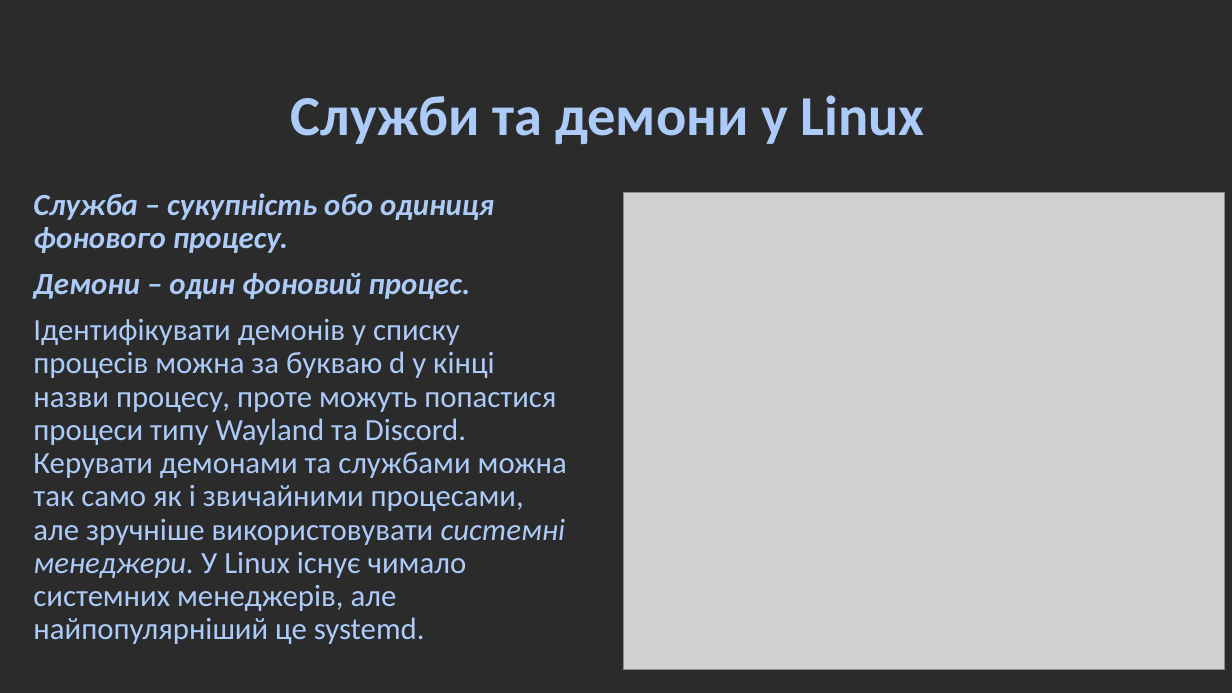
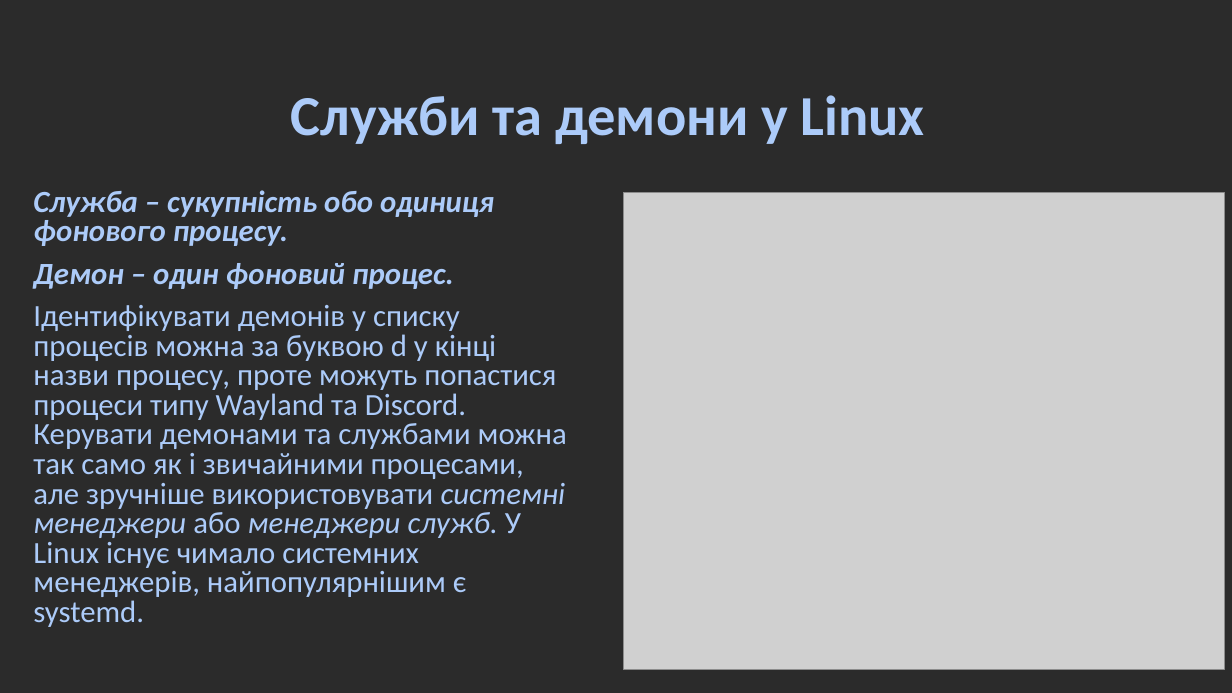
Before and after one commit to millennium02/SRS_L5, a slide deck: slide 4 of linux_ps&threads.odp. Drawn at 1232x693 pixels with LibreOffice and Linux fonts; fonts in the diff are those of the drawing; grey boxes stand for pictures; background and template pictures are left out; a plain dark background stands for a picture behind light text. Boxes give left, top, right and bottom in pixels: in the first picture for what was removed or moved away, otherwise in the second. Text is boxed around its words. In the diff, an @@ line names an element or a change of style, - is before the commit and + after.

```diff
--- a/linux_ps&threads.odp
+++ b/linux_ps&threads.odp
@@ text at [33, 190, 494, 246]: line spacing 0.9 to 0.8 @@
@@ text at [33, 263, 567, 627]: text changed @@
-Демони – один фоновий процес.
-Ідентифікувати демонів у списку процесів можна за букваю d у кінці назви процесу, проте можуть попастися процеси типу Wayland та Discord. Керувати демонами та службами можна так само як і звичайними процесами, але зручніше використовувати системні менеджери. У Linux існує чимало системних менеджерів, але найпопулярніший це systemd.
+Демон – один фоновий процес.
+Ідентифікувати демонів у списку процесів можна за буквою d у кінці назви процесу, проте можуть попастися процеси типу Wayland та Discord. Керувати демонами та службами можна так само як і звичайними процесами, але зручніше використовувати системні менеджери або менеджери служб. У Linux існує чимало системних менеджерів, найпопулярнішим є systemd.
```
Also in this commit, not shown: 5 other slides changed, 8 slides removed, 1 other file.
